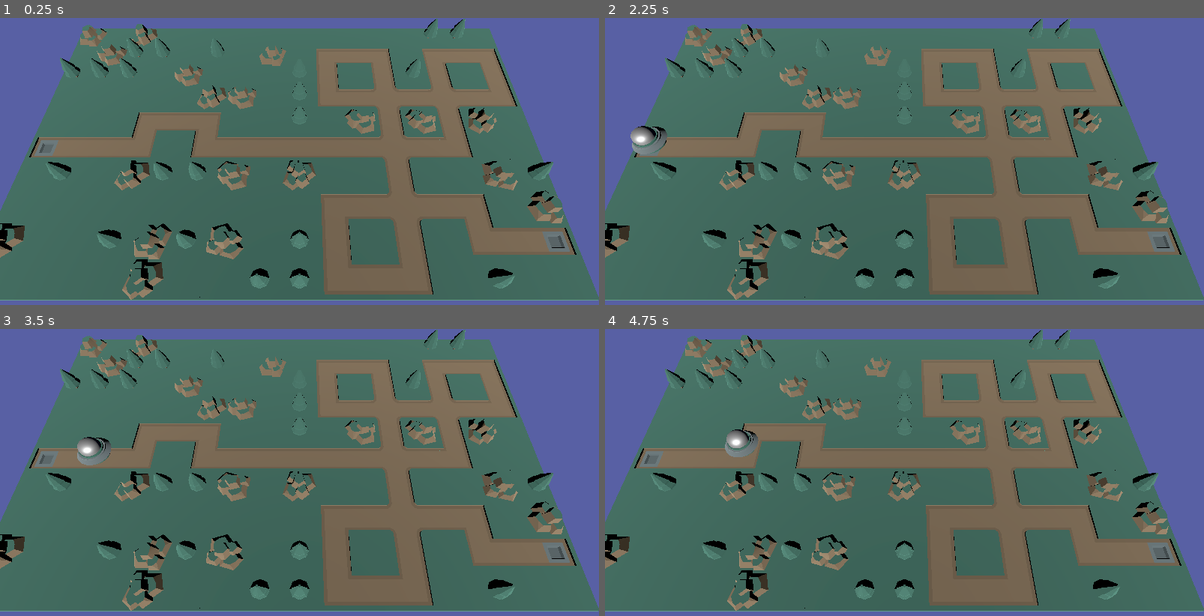
Above: before the commit, frames 1-4 (two rows, left to right).
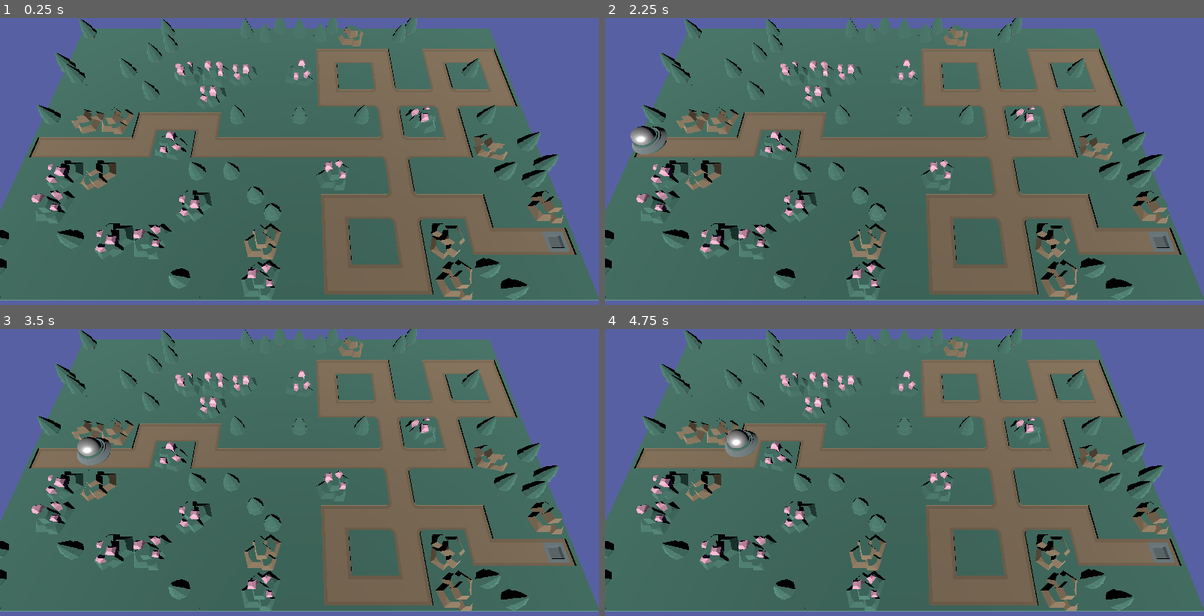
Above: after the commit, the same moments.

Repository: pokiios/Catharsis-Floor-4
Game: Godot game, scene res://scenes/main.tscn
Two runs of this game, one before a commit and one after it. Both use one fixed random seed, a clock stepped at 60 frames per second and the inputs below.
Inputs:
- Up to frame 1 (0.25 s): no input
- Up to frame 2 (2.25 s): tap Enter at 0.5, 2 s; tap Space at 1.25 s
- Up to frame 3 (3.5 s): no input
- Up to frame 4 (4.75 s): no input

The runs differ from the first frame. In frame 1, 11% of the frame differs, in the area x 0-94%, y 0-99%; in frame 2, 10%; in frame 3, 10%; in frame 4, 11%.

Commit message:
Main Menu Created
doesnt load any of the variables in the main level, will see to later

Diff:
--- a/scenes/main.tscn
+++ b/scenes/main.tscn
@@ -1,13 +1,16 @@
-[gd_scene load_steps=12 format=3 uid="uid://biwgl2si78pwk"]
+[gd_scene load_steps=15 format=3 uid="uid://biwgl2si78pwk"]
 
-[ext_resource type="Script" path="res://scenes/main.gd" id="1_dwn2i"]
+[ext_resource type="Script" path="res://scripts/main.gd" id="1_khx54"]
 [ext_resource type="PackedScene" uid="uid://bhkodbj82tjc1" path="res://assets/tile.glb" id="2_af2on"]
 [ext_resource type="PackedScene" uid="uid://binw550m2bxuc" path="res://assets/tile_straight.glb" id="2_rdg58"]
 [ext_resource type="PackedScene" uid="uid://dd63wp2kvv380" path="res://assets/tile_endSpawn.glb" id="3_3rnyc"]
+[ext_resource type="PackedScene" uid="uid://k1iookdmrlqp" path="res://assets/tile_end.glb" id="3_dsgqo"]
 [ext_resource type="PackedScene" uid="uid://cxoj0vcrev7j7" path="res://assets/tile_cornerSquare.glb" id="3_nda54"]
 [ext_resource type="PackedScene" uid="uid://bjt0d0y02xxcp" path="res://assets/tile_crossing.glb" id="5_jh2gq"]
 [ext_resource type="PackedScene" uid="uid://x8wmkt3ykosa" path="res://assets/enemy_ufoGreen.glb" id="6_8b4ot"]
 [ext_resource type="PackedScene" uid="uid://beft3brg0fwxa" path="res://assets/tile_tree.glb" id="6_54vwh"]
+[ext_resource type="PackedScene" uid="uid://dbfnv3hjpmnu" path="res://assets/tile_treeDouble.glb" id="7_thmnd"]
+[ext_resource type="PackedScene" uid="uid://dx2q4duharest" path="res://assets/tile_crystal.glb" id="9_7wb07"]
 [ext_resource type="PackedScene" uid="uid://bakcm2qe4buxh" path="res://assets/tile_rock.glb" id="10_5lw0b"]
 
 [sub_resource type="Environment" id="Environment_gxbuh"]
@@ -23,14 +26,14 @@
 [sub_resource type="CameraAttributesPractical" id="CameraAttributesPractical_l6xyn"]
 
 [node name="main" type="Node3D"]
-script = ExtResource("1_dwn2i")
+script = ExtResource("1_khx54")
 tileStart = ExtResource("3_3rnyc")
-tileEnd = ExtResource("3_3rnyc")
+tileEnd = ExtResource("3_dsgqo")
 tileStraight = ExtResource("2_rdg58")
 tileCorner = ExtResource("3_nda54")
 tileCrossroads = ExtResource("5_jh2gq")
 tileEnemy = ExtResource("6_8b4ot")
-tileEmpty = Array[PackedScene]([ExtResource("10_5lw0b"), ExtResource("6_54vwh"), ExtResource("2_af2on"), ExtResource("2_af2on"), ExtResource("2_af2on")])
+tileEmpty = Array[PackedScene]([ExtResource("2_af2on"), ExtResource("2_af2on"), ExtResource("2_af2on"), ExtResource("6_54vwh"), ExtResource("9_7wb07"), ExtResource("7_thmnd"), ExtResource("10_5lw0b"), ExtResource("2_af2on"), ExtResource("2_af2on")])
 
 [node name="Camera3D" type="Camera3D" parent="."]
 transform = Transform3D(1, 0, 0, 0, 0.422618, 0.906308, 0, -0.906308, 0.422618, 8, 8, 10)
--- /dev/null
+++ b/scenes/main_menu.tscn
@@ -0,0 +1,67 @@
+[gd_scene load_steps=3 format=3 uid="uid://q3hoq6cj20bp"]
+
+[ext_resource type="Script" path="res://scripts/MainMenuButton.gd" id="1_jqq5q"]
+[ext_resource type="PackedScene" uid="uid://biwgl2si78pwk" path="res://scenes/main.tscn" id="2_nedb8"]
+
+[node name="MainMenu" type="Control"]
+layout_mode = 3
+anchors_preset = 15
+anchor_right = 1.0
+anchor_bottom = 1.0
+grow_horizontal = 2
+grow_vertical = 2
+
+[node name="ColorRect" type="ColorRect" parent="."]
+layout_mode = 1
+anchors_preset = 15
+anchor_right = 1.0
+anchor_bottom = 1.0
+grow_horizontal = 2
+grow_vertical = 2
+color = Color(0.0862745, 0.0941176, 0.160784, 1)
+
+[node name="MainMenuButton" type="VBoxContainer" parent="."]
+layout_mode = 1
+anchors_preset = 8
+anchor_left = 0.5
+anchor_top = 0.5
+anchor_right = 0.5
+anchor_bottom = 0.5
+offset_left = -174.5
+offset_top = 6.0
+offset_right = 174.5
+offset_bottom = 162.0
+grow_horizontal = 2
+grow_vertical = 2
+theme_override_constants/separation = 20
+script = ExtResource("1_jqq5q")
+sceneToLoad = ExtResource("2_nedb8")
+
+[node name="PlayButton" type="Button" parent="MainMenuButton"]
+layout_mode = 2
+size_flags_vertical = 3
+theme_override_font_sizes/font_size = 30
+text = "Play"
+
+[node name="QuitButton" type="Button" parent="MainMenuButton"]
+layout_mode = 2
+size_flags_vertical = 3
+theme_override_font_sizes/font_size = 30
+text = "Quit
+"
+
+[node name="GameLogo" type="RichTextLabel" parent="."]
+layout_mode = 1
+anchors_preset = 5
+anchor_left = 0.5
+anchor_right = 0.5
+offset_left = -439.0
+offset_top = 69.0
+offset_right = 447.0
+offset_bottom = 183.0
+grow_horizontal = 2
+theme_override_font_sizes/normal_font_size = 70
+text = "Anime Girl Tower Defense"
+
+[connection signal="pressed" from="MainMenuButton/PlayButton" to="MainMenuButton" method="onPlayButtonPressed"]
+[connection signal="pressed" from="MainMenuButton/QuitButton" to="MainMenuButton" method="onQuitButtonPressed"]
--- /dev/null
+++ b/scripts/MainMenuButton.gd
@@ -0,0 +1,21 @@
+extends VBoxContainer
+
+@export var sceneToLoad: PackedScene
+
+# Called when the node enters the scene tree for the first time.
+func _ready() -> void:
+	pass # Replace with function body.
+
+
+# Called every frame. 'delta' is the elapsed time since the previous frame.
+func _process(delta: float) -> void:
+	pass
+
+
+func onPlayButtonPressed() -> void:
+	get_tree().change_scene_to_packed(sceneToLoad)
+
+
+
+func onQuitButtonPressed() -> void:
+	get_tree().quit()
Renamed: scenes/main.gd -> scripts/main.gd
